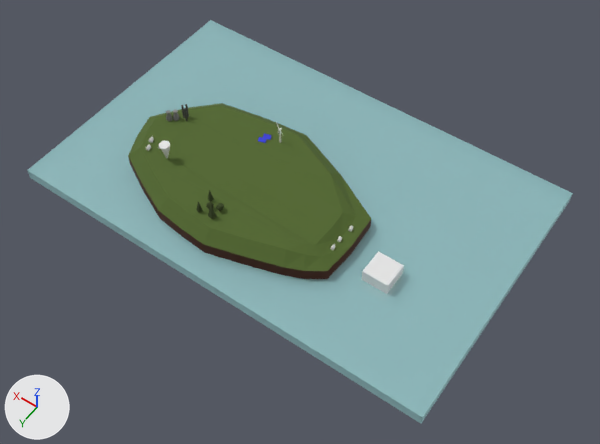
One commit to the COLLADA model newisland.dae: the scene before it, then after it.
Camera for both pictures: a camera (50 mm lens) standing at (-58.0, 71.9, 105.4) and looking at (-8.7, 2.9, -3.2). Every picture has the same lights, and +X, +Y and +Z are marked at lower left. Where no turn or scale is listed for an object, it has been applied to the vertices.

The scene before the commit, as lines of its bpy script (objects in view):
```python
mat_water = principled_material('water')
mat_water.base_color = (0.367, 0.672, 0.692)  # cyan #a3d6d9
mat_water.roughness = 0.44
mat_water.alpha = 0.548
me_cube_001 = bpy.data.meshes.new('Cube.001')
me_cube_001.from_pydata(...)  # a box spanning x -38.8..38.8, y -24.5..24.5, z -1.0..1.0
me_cube_001.materials.append(mat_water)  # cyan #a3d6d9
me_cube_002 = bpy.data.meshes.new('Cube.002')
me_cube_002.from_pydata(...)  # a box spanning x -2.29..2.29, y -2.29..2.29, z -2.29..2.29
me_cube_002.materials.append(mat_material)  # white #e7e7e7
me_cubeziercurve_001 = bpy.data.meshes.new('CUBezierCurve.001')
me_cubeziercurve_001.from_pydata(...)  # 72 vertices, 140 faces; spans x -20.0..24.4, y -28.5..-0.1, z -1.4..3.1
# faces by material slot: [52, 88]
me_cubeziercurve_001.materials.append(mat_dirt)  # brown #451900
me_cubeziercurve_001.materials.append(mat_grass)  # dark green #506629
ob_iceberg = bpy.data.objects.new('iceberg', me_cube_002)
ob_iceberg.location = (-26.3, 5.8, -0.8)
ob_island = bpy.data.objects.new('island', me_cubeziercurve_001)
ob_island.location = (0.0, 18.2, 0.0)
ob_water = bpy.data.objects.new('water', me_cube_001)
ob_water.location = (-4.4, -2.3, -1.7)
```
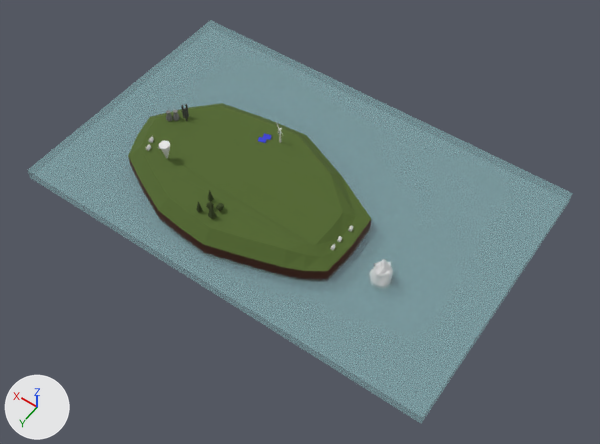
What the commit changed:
In material 'water' (mat_water), alpha goes from 0.548 to 0.243.
Mesh me_icosphere_002 is new.
It has 162 vertices, 320 faces and spans x -1.82..1.69, y -1.82..1.78, z -3.72..2.8.
Object 'iceberg' (ob_iceberg) is deleted.
Object 'Icosphere' (ob_icosphere) is new; it shows me_icosphere_002.
Its location is (-26.1, 5.8, 0.6).

Where the change shows, as pixel boxes [x1, y1, x2, y2] in the pictures (600 x 444 px):
'water', surface changed
    both: [27, 20, 573, 423]
'iceberg', deleted
    before: [361, 251, 404, 294]
'Icosphere', added
    after: [369, 259, 393, 287]
